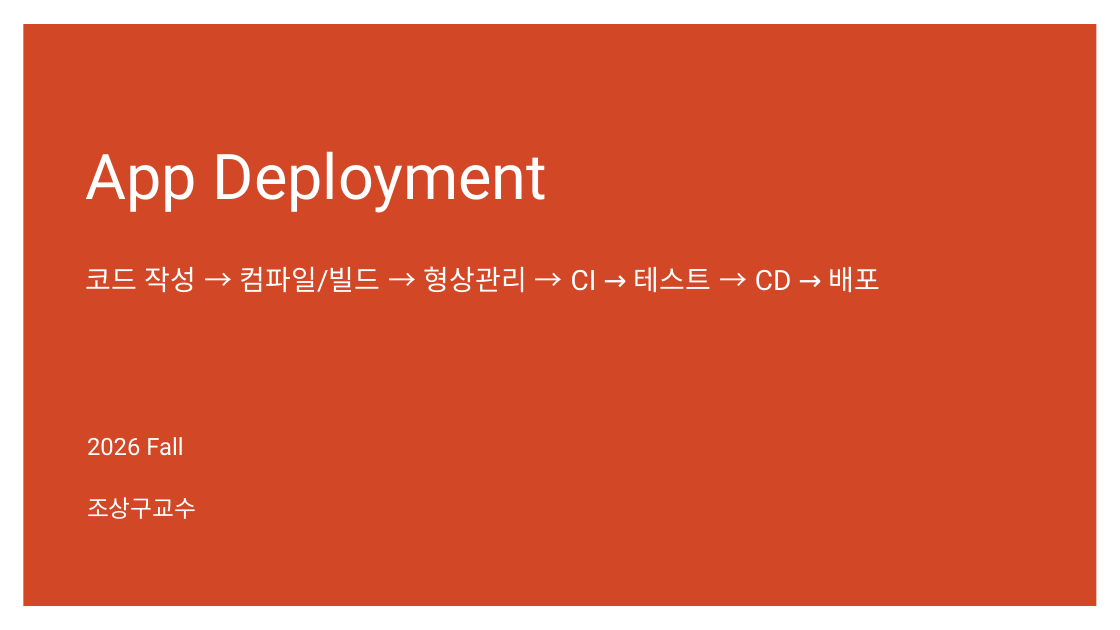
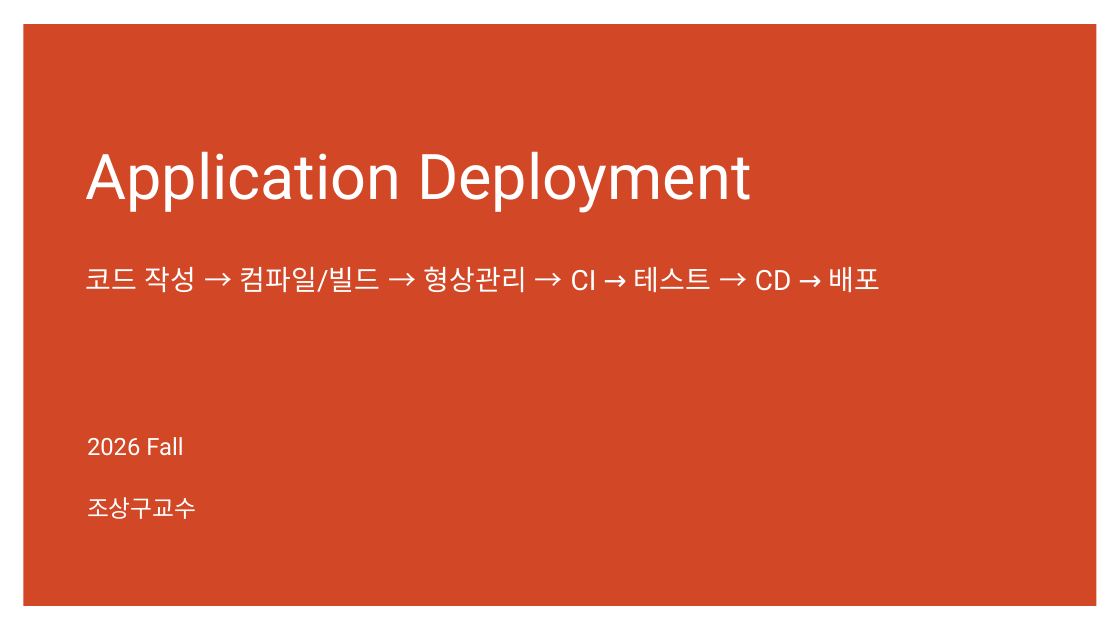
Before and after one commit to ancestor9/2026_Fall_Application-Deployment, a slide deck: slide 1 of App Deployment.pptx. Drawn at 1120x630 pixels with LibreOffice and Linux fonts; fonts in the diff are those of the drawing. Boxes give left, top, right and bottom in pixels: in the first picture for what was removed or moved away, otherwise in the second. Text is boxed around its words. In the diff, an @@ line names an element or a change of style, - is before the commit and + after.

```diff
--- a/App Deployment.pptx
+++ b/App Deployment.pptx
@@ title at <box>85,151,881,293</box>: text changed @@
-App Deployment
-코드 작성 → 컴파일/빌드 → 형상관리 → CI → 테스트 → CD → 배포
+Application Deployment
+코드 작성 → 컴파일/빌드 → 형상관리 → CI → 테스트 → CD → 배포
```
Also in this commit, not shown: 1 other slide changed.
